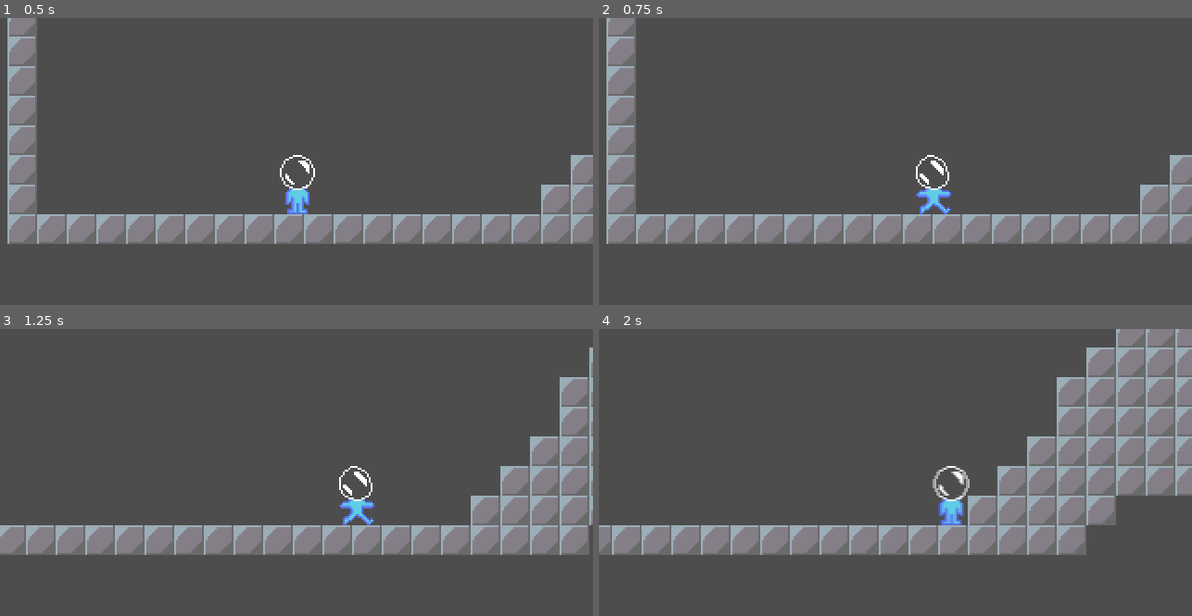
Above: before the commit, frames 1-4 (two rows, left to right).
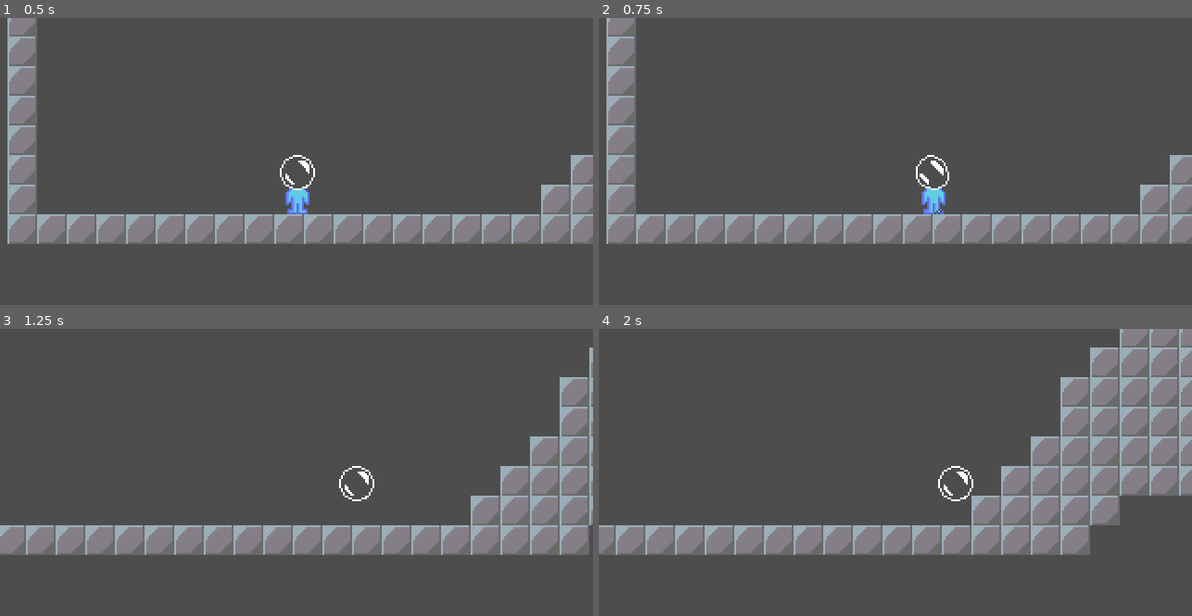
Above: after the commit, the same moments.

Repository: lervyw/Super_Bubble_Boy
Game: Godot game, scene res://Cenas/exemplo.tscn
Same seed, same stepped clock (60 frames per second), same inputs: the game is played once before the commit and once after it. The project has no main scene, so this scene is started directly.
Inputs:
- Up to frame 1 (0.5 s): no input
- Up to frame 2 (0.75 s): hold Right (ui_right) from 0.53 s (still down); tap Keypad Enter (ui_accept) at 0.6 s
- Up to frame 3 (1.25 s): keep holding Right (ui_right); tap Keypad Enter (ui_accept) at 0.77, 1.07 s
- Up to frame 4 (2 s): keep holding Right (ui_right); tap Keypad Enter (ui_accept) at 1.35, 1.52, 1.82 s

Frame 1 is identical in both runs. In frame 2, 0.3% of the frame differs, in the area x 53-60%, y 59-69%; in frame 3, 0.4%; in frame 4, 8.0%, in the area x 0-100%, y 0-79%.

Commit message:
pre sistema de estado

Diff:
--- a/Cenas/personagem.gd
+++ b/Cenas/personagem.gd
@@ -7,16 +7,13 @@
 @export var player_gravity: int
 var transformando: bool
 var jump_count: int
-var form: String = "normal"  # Formas: "normal", "bubble"
+
 
 func _physics_process(delta: float) -> void:
 	# Verifica se o botão para transformação foi pressionado
-	if Input.is_action_just_pressed("ui_accept"):
-		transformando = true
-		transform()
-
-
+	# Player_sprite.trans()
 	# Adiciona a gravidade e movimentação
+	trans()
 	horizontal_moviment_env()
 	vertical_moviment_env()
 	gravity(delta)
@@ -35,6 +32,12 @@
 		jump_count += 1
 		velocity.y = jump_speed
 	#print(velocity)
+func trans() -> void:
+	#var cond: bool = not transformando
+	if Input.is_action_just_pressed("ui_accept") and not transformando:
+		transformando = true
+		Player_sprite.transformacaoOn  = true
+
 
 func gravity(delta: float) -> void:
 	velocity.y += delta * player_gravity
@@ -42,29 +45,10 @@
 		velocity.y = player_gravity
 
 # Método de transformação
-func transform() -> void:
-	if form == "normal" and transformando == true:
-		# Executa a animação de transformação para "bubble"
-		Player_sprite.mudarforma()
-		#Player_sprite.animation.play("Transform")
 
-		#wait aPlayer_sprite.animation.animation_finished  # Aguarda a animação "Transform"
 
-		# Muda para a forma "bubble" e ajusta as propriedades
-		#form = "bubble"
-		#speed = 150
-		#jump_speed = -300
-		#player_gravity = 800
-		#Player_sprite.animation.play("Bubble_only")
 
-	elif form == "bubble":
-		# Executa a animação de transformação de volta para "normal"
-		Player_sprite.animation.play("Transform2")
-		await Player_sprite.animation.animation_finished  # Aguarda a animação "Transform2"
-
-		# Volta para a forma "normal" e ajusta as propriedades
-		form = "normal"
-		speed = 200
-		jump_speed = -400
-		player_gravity = 1000
-		Player_sprite.animation.play("Idle")
+#func _on_animation_finished(anim_name: StringName) -> void:
+#	if (anim_name == "Walk"):
+###		print("gay")
+#		pass # Replace with function body.
--- a/Cenas/personagem.tscn
+++ b/Cenas/personagem.tscn
@@ -62,7 +62,7 @@
 [sub_resource type="Animation" id="Animation_pwxfo"]
 resource_name = "Bubble_only"
 length = 0.5
-loop_mode = 1
+loop_mode = 2
 tracks/0/type = "value"
 tracks/0/imported = false
 tracks/0/enabled = true
@@ -334,6 +334,42 @@
 "transitions": PackedFloat32Array(1, 1, 1, 1, 1, 1, 1),
 "update": 1,
 "values": [17, 18, 19, 20, 21, 22, 23]
+}
+tracks/1/type = "value"
+tracks/1/imported = false
+tracks/1/enabled = true
+tracks/1/path = NodePath("Colisao:shape")
+tracks/1/interp = 1
+tracks/1/loop_wrap = true
+tracks/1/keys = {
+"times": PackedFloat32Array(0),
+"transitions": PackedFloat32Array(1),
+"update": 1,
+"values": [SubResource("RectangleShape2D_kadp1")]
+}
+tracks/2/type = "value"
+tracks/2/imported = false
+tracks/2/enabled = true
+tracks/2/path = NodePath("Colisao:shape:size")
+tracks/2/interp = 1
+tracks/2/loop_wrap = true
+tracks/2/keys = {
+"times": PackedFloat32Array(0),
+"transitions": PackedFloat32Array(1),
+"update": 0,
+"values": [Vector2(16, 32)]
+}
+tracks/3/type = "value"
+tracks/3/imported = false
+tracks/3/enabled = true
+tracks/3/path = NodePath("Colisao:position")
+tracks/3/interp = 1
+tracks/3/loop_wrap = true
+tracks/3/keys = {
+"times": PackedFloat32Array(0),
+"transitions": PackedFloat32Array(1),
+"update": 0,
+"values": [Vector2(1, 0)]
 }
 
 [sub_resource type="Animation" id="Animation_7mbvf"]
@@ -481,4 +517,5 @@
 limit_bottom = 100
 drag_horizontal_enabled = true
 
+[connection signal="animation_finished" from="Animacao" to="." method="_on_animation_finished"]
 [connection signal="animation_finished" from="Animacao" to="Textura" method="_on_animacao_animation_finished"]
--- a/Cenas/textura.gd
+++ b/Cenas/textura.gd
@@ -2,10 +2,16 @@
 extends Sprite2D
 @export var player: Node
 @export var animation: AnimationPlayer
+var transformacaoOn: bool
+var form: String = "normal"  # Formas: "normal", "bubble"
 
 func animate(direction: Vector2) -> void:
+
 	verify_position(direction)
-	if direction.y != 0:
+	if transformacaoOn :
+		animation.play("Transform")
+
+	elif direction.y != 0:
 		vertical_behavior(direction)
 	else:
 		horizontal_behavior(direction)
@@ -17,8 +23,12 @@
 		flip_h = true
 
 func horizontal_behavior(direction: Vector2) -> void:
+	if player.transformando:
+		animation.play("Transform")
+
 	if direction.x != 0:
 		animation.play("Walk")
+
 	else:
 		animation.play("Idle")
 
@@ -28,14 +38,52 @@
 	elif direction.y < 0:
 		animation.play("Jump")
 
-func mudarforma():
+#func mudarforma():
 
-	animation.play("Transform")
 
 	#await animation.animation_finished
-	print(player.form)
+#func trans() -> void:
+#	if Input.is_action_just_pressed("ui_accept"):
+#		transformando = true
+#		if form == "normal" and transformando == true:
+		# Executa a animação de transformação para "bubble"
+#			transformando = false
+
+
+	#player.set_physics_process(false)
+#			_on_animacao_animation_finished("Transform")
+		#Player_sprite.animation.play("Transform")
+
+		#wait aPlayer_sprite.animation.animation_finished  # Aguarda a animação "Transform"
+
+		# Muda para a forma "bubble" e ajusta as propriedades
+		#form = "bubble"
+		#speed = 150
+		#jump_speed = -300
+		#player_gravity = 800
+		#Player_sprite.animation.play("Bubble_only")
+
+
+#		elif form == "bubble" and transformando == true:
+		# Executa a animação de transformação de volta para "normal"
+#			animation.play("Transform2")
+			#await Player_sprite.animation.animation_finished  # Aguarda a animação "Transform2"
+
+		# Volta para a forma "normal" e ajusta as propriedades
+#			form = "normal"
+		#	speed = 200
+		#	jump_speed = -400
+		#	player_gravity = 1000
+		#	Player_sprite.animation.play("Idle")
 
 func _on_animacao_animation_finished(anim_name: StringName) -> void:
 	match anim_name:
+		"Walk":
+			#print(player.form)
+			pass
+
 		"Transform":
-			player.transformando == false # Replace with function body.
+			print(form)
+			transformacaoOn = false
+			player.transformando = false
+			#transformando = false # Replace with function body.
